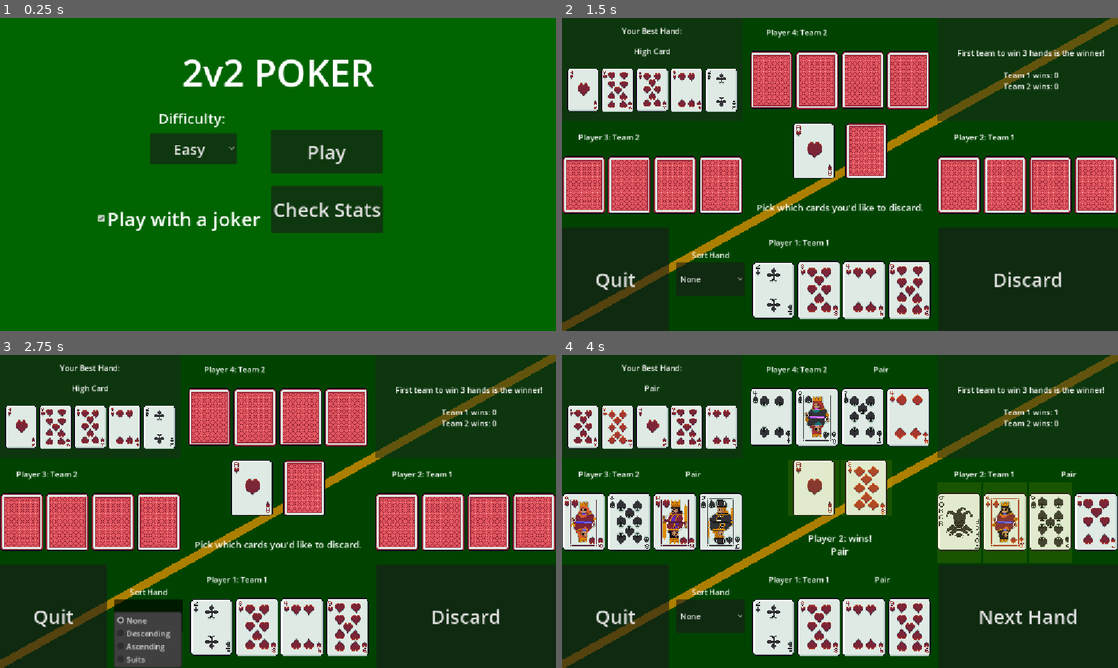
Above: before the commit, frames 1-4 (two rows, left to right).
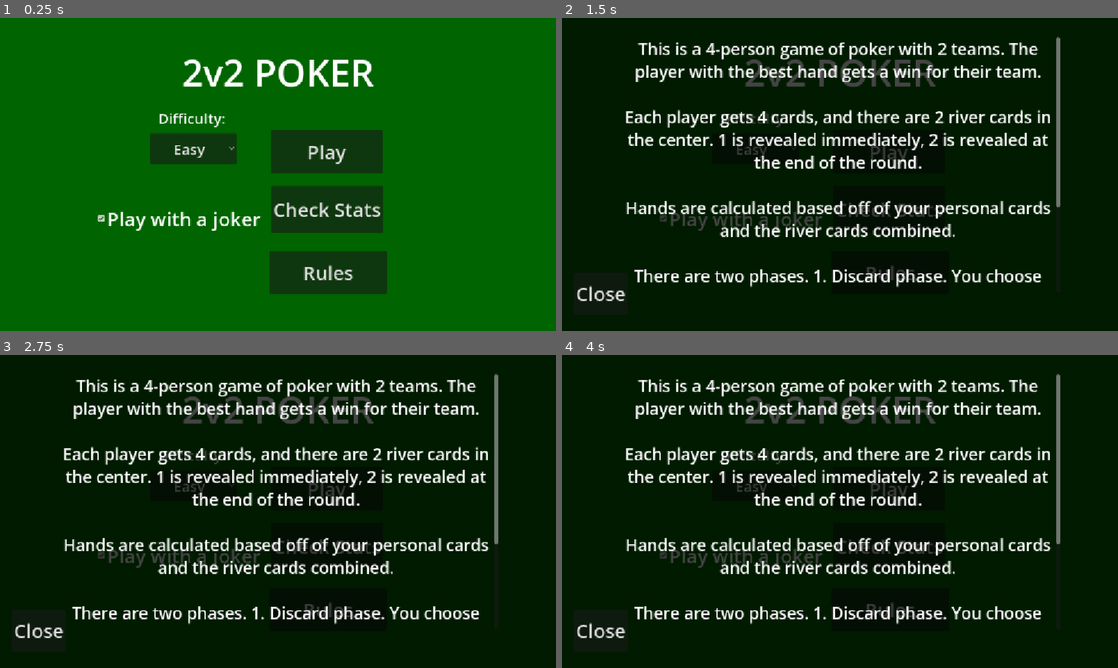
Above: after the commit, the same moments.

Repository: joey-x-y/card-game
Game: Godot game, scene res://Scenes/Main.tscn
Two runs of this game, one before a commit and one after it. Both use one fixed random seed, a clock stepped at 60 frames per second and the inputs below.
Inputs (mouse positions are in pixels of both pictures, inside the frame that each line leads up to):
- Up to frame 1 (0.25 s): no input
- Up to frame 2 (1.5 s): click (890, 271) at 0.5 s, where only the run after the commit has a clickable "Rules"; click "Play" at 1.25 s
- Up to frame 3 (2.75 s): click (150, 614) at 2 s, where only the run before the commit has a clickable "None"
- Up to frame 4 (4 s): click (1029, 614) at 2.75 s, where only the run before the commit has a clickable "Discard"; click (1029, 614) at 3.5 s, where only the run before the commit has a clickable "Trade"

The runs differ from the first frame. In frame 1, 2.9% of the frame differs, in the area x 48-70%, y 74-89%; in frame 2, 83%; in frame 3, 84%, in the area x 0-100%, y 0-100%; in frame 4, 83%.

Commit message:
added card animation, rules menu, and hand guide.

Diff:
--- a/Prefabs/CardSlot.tscn
+++ b/Prefabs/CardSlot.tscn
@@ -5,7 +5,6 @@
 [ext_resource type="Texture2D" uid="uid://cqftfocnqftkh" path="res://Art/Poker cards/Card Button Effects/Clicked.png" id="2_vdo3l"]
 
 [node name="CardSlot" type="TextureRect" unique_id=1164414194 node_paths=PackedStringArray("button", "effect")]
-visible = false
 texture_filter = 1
 stretch_mode = 5
 script = ExtResource("1_k67mw")
--- a/Scenes/Game.tscn
+++ b/Scenes/Game.tscn
@@ -3,11 +3,14 @@
 [ext_resource type="Script" uid="uid://buhwf8ra8y12j" path="res://Scripts/GameManager.gd" id="1_j5yw3"]
 [ext_resource type="PackedScene" uid="uid://k43qhs7syl5y" path="res://Prefabs/Character.tscn" id="2_kldst"]
 [ext_resource type="Script" uid="uid://chnw2euv35ilk" path="res://Scripts/Cards/Deck.gd" id="3_b2bpf"]
+[ext_resource type="Texture2D" uid="uid://b0tupjmak0okr" path="res://Art/Poker cards/Deck of cards.png" id="4_2irst"]
 [ext_resource type="Script" uid="uid://bw1meq4xitqif" path="res://Scripts/Cards/River.gd" id="4_kldst"]
 [ext_resource type="PackedScene" uid="uid://c3l44wwtneh0g" path="res://Prefabs/CardSlot.tscn" id="5_b2bpf"]
 [ext_resource type="Script" uid="uid://bvlul11tk01qo" path="res://Scripts/HandDisplay.gd" id="6_7lihs"]
-
-[node name="Game" type="Control" unique_id=2074097226 node_paths=PackedStringArray("player", "ally", "op1", "op2", "deck", "river", "instruction_text", "hand_sorter_button", "scoreboard", "hand_display", "proceed_button", "quit_button")]
+[ext_resource type="Texture2D" uid="uid://w06dwkbi86hm" path="res://Art/Poker cards/Poker_Kombinationen.jpg" id="7_fgofq"]
+[ext_resource type="Script" uid="uid://bw1txujbe3kuu" path="res://Scripts/Cards/CardAnimator.gd" id="9_bf53h"]
+
+[node name="Game" type="Control" unique_id=2074097226 node_paths=PackedStringArray("animator", "player", "ally", "op1", "op2", "deck", "river", "instruction_text", "hand_sorter_button", "scoreboard", "hand_display", "rules_button", "rules_close_button", "rules_menu", "proceed_button", "quit_button")]
 layout_mode = 3
 anchors_preset = 15
 anchor_right = 1.0
@@ -15,29 +18,22 @@
 grow_horizontal = 2
 grow_vertical = 2
 script = ExtResource("1_j5yw3")
+animator = NodePath("CanvasLayer")
 player = NodePath("UI/VBoxContainer/Bottom/Character")
 ally = NodePath("UI/VBoxContainer/Middle/Character2")
 op1 = NodePath("UI/VBoxContainer/Middle/Character3")
 op2 = NodePath("UI/VBoxContainer/Top/Character4")
-deck = NodePath("Data/Deck")
+deck = NodePath("UI/VBoxContainer/Top/HBoxContainer/Data/Deck")
 river = NodePath("UI/VBoxContainer/Middle/VBoxContainer/MarginContainer/River")
 instruction_text = NodePath("UI/VBoxContainer/Middle/VBoxContainer/InstructionText")
 hand_sorter_button = NodePath("UI/VBoxContainer/Bottom/VBoxContainer/HandSorts")
-scoreboard = NodePath("UI/VBoxContainer/Top/TextureRect/Scoreboard")
+scoreboard = NodePath("UI/VBoxContainer/Top/HBoxContainer/TextureRect/Scoreboard")
 hand_display = NodePath("UI/VBoxContainer/Top/HandHelp")
+rules_button = NodePath("UI/VBoxContainer/Top/HandHelp/VBoxContainer/MarginContainer2/HBoxContainer/MarginContainer/ShowPokerHands")
+rules_close_button = NodePath("UI/ColorRect3/Button")
+rules_menu = NodePath("UI/ColorRect3")
 proceed_button = NodePath("UI/VBoxContainer/Bottom/Next")
 quit_button = NodePath("UI/VBoxContainer/Bottom/Quit")
-
-[node name="Data" type="Control" parent="." unique_id=994294530]
-anchors_preset = 0
-offset_right = 40.0
-offset_bottom = 40.0
-
-[node name="Deck" type="Control" parent="Data" unique_id=701518791]
-anchors_preset = 0
-offset_right = 40.0
-offset_bottom = 40.0
-script = ExtResource("3_b2bpf")
 
 [node name="UI" type="Control" parent="." unique_id=185423197]
 layout_mode = 1
@@ -89,7 +85,7 @@
 size_flags_horizontal = 3
 script = ExtResource("6_7lihs")
 card_slots = [NodePath("VBoxContainer/MarginContainer/HBoxContainer/TextureRect"), NodePath("VBoxContainer/MarginContai …(243 unchanged characters)…
-hand_name_display = NodePath("VBoxContainer/HandName")
+hand_name_display = NodePath("VBoxContainer/MarginContainer2/HBoxContainer/VBoxContainer/HandName")
 
 [node name="TextureRect" type="ColorRect" parent="UI/VBoxContainer/Top/HandHelp" unique_id=1173366339]
 layout_mode = 1
@@ -109,7 +105,33 @@
 grow_horizontal = 2
 grow_vertical = 2
 
-[node name="RichTextLabel" type="RichTextLabel" parent="UI/VBoxContainer/Top/HandHelp/VBoxContainer" unique_id=1262068280]
+[node name="MarginContainer2" type="MarginContainer" parent="UI/VBoxContainer/Top/HandHelp/VBoxContainer" unique_id=309967294]
+layout_mode = 2
+size_flags_vertical = 3
+size_flags_stretch_ratio = 2.39
+
+[node name="HBoxContainer" type="HBoxContainer" parent="UI/VBoxContainer/Top/HandHelp/VBoxContainer/MarginContainer2" unique_id=1528389169]
+layout_mode = 2
+
+[node name="MarginContainer" type="MarginContainer" parent="UI/VBoxContainer/Top/HandHelp/VBoxContainer/MarginContainer2/HBoxContainer" unique_id=2073755996]
+layout_mode = 2
+size_flags_horizontal = 3
+size_flags_stretch_ratio = 0.46
+theme_override_constants/margin_left = 9
+theme_override_constants/margin_top = 12
+theme_override_constants/margin_bottom = 12
+
+[node name="ShowPokerHands" type="Button" parent="UI/VBoxContainer/Top/HandHelp/VBoxContainer/MarginContainer2/HBoxContainer/MarginContainer" unique_id=524679292]
+layout_mode = 2
+size_flags_horizontal = 3
+text = "Hand Guide"
+autowrap_mode = 3
+
+[node name="VBoxContainer" type="VBoxContainer" parent="UI/VBoxContainer/Top/HandHelp/VBoxContainer/MarginContainer2/HBoxContainer" unique_id=1581752788]
+layout_mode = 2
+size_flags_horizontal = 3
+
+[node name="RichTextLabel" type="RichTextLabel" parent="UI/VBoxContainer/Top/HandHelp/VBoxContainer/MarginContainer2/HBoxContainer/VBoxContainer" unique_id=1262068280]
 layout_mode = 2
 size_flags_vertical = 3
 text = "Your Best Hand:"
@@ -117,7 +139,7 @@
 horizontal_alignment = 1
 vertical_alignment = 1
 
-[node name="HandName" type="RichTextLabel" parent="UI/VBoxContainer/Top/HandHelp/VBoxContainer" unique_id=1934506353]
+[node name="HandName" type="RichTextLabel" parent="UI/VBoxContainer/Top/HandHelp/VBoxContainer/MarginContainer2/HBoxContainer/VBoxContainer" unique_id=1934506353]
 layout_mode = 2
 size_flags_vertical = 3
 size_flags_stretch_ratio = 0.8
@@ -174,19 +196,41 @@
 layout_mode = 2
 size_flags_horizontal = 3
 
-[node name="TextureRect" type="ColorRect" parent="UI/VBoxContainer/Top" unique_id=397925561]
-layout_mode = 2
-size_flags_horizontal = 3
+[node name="HBoxContainer" type="HBoxContainer" parent="UI/VBoxContainer/Top" unique_id=1861893579]
+layout_mode = 2
+size_flags_horizontal = 3
+
+[node name="TextureRect" type="ColorRect" parent="UI/VBoxContainer/Top/HBoxContainer" unique_id=397925561]
+layout_mode = 2
+size_flags_horizontal = 3
+size_flags_vertical = 3
 color = Color(0.103855856, 0.16449335, 0.10386669, 0.5058824)
 
-[node name="Scoreboard" type="RichTextLabel" parent="UI/VBoxContainer/Top/TextureRect" unique_id=1788841116]
-layout_mode = 0
-offset_left = 4.0
-offset_right = 384.0
-offset_bottom = 213.0
+[node name="Scoreboard" type="RichTextLabel" parent="UI/VBoxContainer/Top/HBoxContainer/TextureRect" unique_id=1788841116]
+layout_mode = 1
+anchors_preset = 15
+anchor_right = 1.0
+anchor_bottom = 1.0
+grow_horizontal = 2
+grow_vertical = 2
 size_flags_horizontal = 3
 horizontal_alignment = 1
 vertical_alignment = 1
+
+[node name="Data" type="MarginContainer" parent="UI/VBoxContainer/Top/HBoxContainer" unique_id=857942159]
+layout_mode = 2
+size_flags_horizontal = 3
+size_flags_vertical = 3
+size_flags_stretch_ratio = 0.51
+theme_override_constants/margin_left = 13
+theme_override_constants/margin_top = 22
+theme_override_constants/margin_right = 18
+
+[node name="Deck" type="TextureRect" parent="UI/VBoxContainer/Top/HBoxContainer/Data" unique_id=652000131]
+layout_mode = 2
+texture = ExtResource("4_2irst")
+stretch_mode = 5
+script = ExtResource("3_b2bpf")
 
 [node name="Middle" type="HBoxContainer" parent="UI/VBoxContainer" unique_id=1850566288]
 layout_mode = 2
@@ -220,12 +264,10 @@
 card_slot = [NodePath("CardSlot"), NodePath("CardSlot2")]
 
 [node name="CardSlot" parent="UI/VBoxContainer/Middle/VBoxContainer/MarginContainer/River" unique_id=1526643365 instance=ExtResource("5_b2bpf")]
-visible = true
 layout_mode = 2
 size_flags_horizontal = 3
 
 [node name="CardSlot2" parent="UI/VBoxContainer/Middle/VBoxContainer/MarginContainer/River" unique_id=1956895683 instance=ExtResource("5_b2bpf")]
-visible = true
 layout_mode = 2
 size_flags_horizontal = 3
 
@@ -272,13 +314,13 @@
 layout_mode = 2
 size_flags_vertical = 3
 item_count = 4
-popup/item_0/text = "None"
+popup/item_0/text = "Descending"
 popup/item_0/id = 0
-popup/item_1/text = "Descending"
+popup/item_1/text = "Ascending"
 popup/item_1/id = 1
-popup/item_2/text = "Ascending"
+popup/item_2/text = "Suits"
 popup/item_2/id = 2
-popup/item_3/text = "Suits"
+popup/item_3/text = "None"
 popup/item_3/id = 3
 
 [node name="HSeparator" type="Control" parent="UI/VBoxContainer/Bottom/VBoxContainer" unique_id=1655475148]
@@ -295,4 +337,36 @@
 theme_override_font_sizes/font_size = 40
 text = "Continue"
 
+[node name="ColorRect3" type="ColorRect" parent="UI" unique_id=2019350844]
+visible = false
+layout_mode = 1
+anchors_preset = 15
+anchor_right = 1.0
+anchor_bottom = 1.0
+grow_horizontal = 2
+grow_vertical = 2
+color = Color(0, 0, 0, 0.41568628)
+
+[node name="TextureRect" type="TextureRect" parent="UI/ColorRect3" unique_id=558345136]
+layout_mode = 0
+offset_left = 371.0
+offset_top = -28.0
+offset_right = 885.0
+offset_bottom = 680.0
+texture = ExtResource("7_fgofq")
+expand_mode = 3
+stretch_mode = 4
+
+[node name="Button" type="Button" parent="UI/ColorRect3" unique_id=902664221]
+layout_mode = 0
+offset_left = 21.0
+offset_top = 23.0
+offset_right = 357.0
+offset_bottom = 144.0
+theme_override_font_sizes/font_size = 60
+text = "Close"
+
+[node name="CanvasLayer" type="CanvasLayer" parent="." unique_id=1008842098]
+script = ExtResource("9_bf53h")
+
 [connection signal="pressed" from="UI/VBoxContainer/Bottom/Next" to="." method="_on_button_pressed"]
--- a/Scenes/Main.tscn
+++ b/Scenes/Main.tscn
@@ -14,7 +14,7 @@
 [sub_resource type="Theme" id="Theme_ehi7n"]
 default_font_size = 40
 
-[node name="Control" type="Control" unique_id=1027401043 node_paths=PackedStringArray("continue_button", "stats_button", "difficulty_button", "joker_choice")]
+[node name="Control" type="Control" unique_id=1027401043 node_paths=PackedStringArray("continue_button", "stats_button", "difficulty_button", "joker_choice", "rules_menu", "rules_open", "rules_close")]
 layout_mode = 3
 anchors_preset = 15
 anchor_right = 1.0
@@ -23,10 +23,13 @@
 grow_vertical = 2
 theme = SubResource("Theme_idj7w")
 script = ExtResource("1_r150o")
-continue_button = NodePath("Button")
+continue_button = NodePath("Play")
 stats_button = NodePath("StatsButton")
 difficulty_button = NodePath("DifficultyButton")
 joker_choice = NodePath("CheckBox")
+rules_menu = NodePath("ColorRect2")
+rules_open = NodePath("RulesButton")
+rules_close = NodePath("ColorRect2/Button")
 
 [node name="ColorRect" type="ColorRect" parent="." unique_id=1505161334]
 layout_mode = 1
@@ -49,7 +52,7 @@
 horizontal_alignment = 1
 metadata/_edit_use_anchors_ = true
 
-[node name="Button" type="Button" parent="." unique_id=875452009]
+[node name="Play" type="Button" parent="." unique_id=875452009]
 layout_mode = 1
 anchors_preset = -1
 anchor_left = 0.48697916
@@ -117,3 +120,56 @@
 button_pressed = true
 text = "Play with a joker"
 metadata/_edit_use_anchors_ = true
+
+[node name="RulesButton" type="Button" parent="." unique_id=1228444217]
+layout_mode = 0
+offset_left = 559.0
+offset_top = 483.0
+offset_right = 802.0
+offset_bottom = 571.0
+text = "Rules"
+
+[node name="ColorRect2" type="ColorRect" parent="." unique_id=1176994513]
+layout_mode = 1
+anchors_preset = 15
+anchor_right = 1.0
+anchor_bottom = 1.0
+grow_horizontal = 2
+grow_vertical = 2
+color = Color(0, 0, 0, 0.73333335)
+
+[node name="MarginContainer" type="MarginContainer" parent="ColorRect2" unique_id=353785121]
+layout_mode = 1
+anchors_preset = 15
+anchor_right = 1.0
+anchor_bottom = 1.0
+grow_horizontal = 2
+grow_vertical = 2
+theme_override_constants/margin_left = 120
+theme_override_constants/margin_top = 40
+theme_override_constants/margin_right = 120
+theme_override_constants/margin_bottom = 80
+
+[node name="RichTextLabel" type="RichTextLabel" parent="ColorRect2/MarginContainer" unique_id=901328311]
+layout_mode = 2
+theme_override_font_sizes/normal_font_size = 34
+text = "This is a 4-person game of poker with 2 teams. The player with the best hand gets a win for their team.
+
+Each player gets 4 cards, and there are 2 river cards in the center. 1 is revealed immediately, 2 is revealed at the end of the round.
+
+Hands are calculated based off of your personal cards and the river cards combined.
+
+There are two phases. 1. Discard phase. You choose cards that you want to discard and replace with a new card from the deck. 2. Trading phase. You choose cards in your own hand and your teammate's hand to swap. You must swap an equal amount. After the swap, the 2nd river card is revealed and the winner is decided."
+horizontal_alignment = 1
+
+[node name="Button" type="Button" parent="ColorRect2" unique_id=1702904439]
+layout_mode = 1
+anchors_preset = -1
+anchor_left = 0.021701388
+anchor_top = 0.8132716
+anchor_right = 0.108909726
+anchor_bottom = 0.94703704
+offset_right = -0.46400452
+offset_bottom = 0.31999207
+text = "Close"
+metadata/_edit_use_anchors_ = true
--- /dev/null
+++ b/Scripts/Cards/CardAnimator.gd
@@ -0,0 +1,20 @@
+class_name CardAnimator
+extends CanvasLayer
+
+@export var duration: float = 0.25
+
+func fly(texture: Texture2D, from: Control, to: Control) -> void:
+	var ghost := TextureRect.new()
+	ghost.texture = texture
+	ghost.expand_mode = TextureRect.EXPAND_IGNORE_SIZE
+	ghost.stretch_mode = TextureRect.STRETCH_KEEP_ASPECT_CENTERED
+	ghost.mouse_filter = Control.MOUSE_FILTER_IGNORE
+	add_child(ghost)
+	ghost.global_position = from.global_position
+	ghost.size = from.size
+
+	var t := create_tween().set_parallel().set_trans(Tween.TRANS_CUBIC).set_ease(Tween.EASE_OUT)
+	t.tween_property(ghost, "global_position", to.global_position, duration)
+	t.tween_property(ghost, "size", to.size, duration)
+	await t.finished
+	ghost.queue_free()
--- a/Scripts/Cards/CardSlot.gd
+++ b/Scripts/Cards/CardSlot.gd
@@ -23,10 +23,18 @@
 	button.disabled = enable
 
 func flip_front():
-	texture = card.card.front_texture
+	if card != null:
+		texture = card.card.front_texture
 
 func flip_back():
-	texture = card.card.back_texture
+	if card != null:
+		texture = card.card.back_texture
+
+func refresh(showing: bool):
+	if showing:
+		flip_front()
+	else:
+		flip_back()
 
 func on_pressed():
 	Events.card_pressed.emit(self)
--- a/Scripts/Cards/River.gd
+++ b/Scripts/Cards/River.gd
@@ -16,6 +16,7 @@
 	for slot in card_slot:
 		slot.flip_back()
 		slot.set_effect(false)
+		slot.self_modulate.a = 0
 
 func set_card_effect(card):
 	for slot in card_slot:
@@ -23,3 +24,6 @@
 			slot.set_effect(true)
 			return true
 	return false
+
+func get_slot(index):
+	return card_slot[index]
--- a/Scripts/Characters/Character.gd
+++ b/Scripts/Characters/Character.gd
@@ -50,7 +50,7 @@
 func set_card_effect(card):
 	for i in range(hand.hand.size()):
 		if hand.hand[i] == card:
-			hand.activeCardSlots[i].set_effect(true)
+			hand.cardSlots[i].set_effect(true)
 			return true
 	return false
 
--- a/Scripts/Characters/Hand.gd
+++ b/Scripts/Characters/Hand.gd
@@ -1,7 +1,6 @@
 extends Node
 
 var hand: Array[Card] = []
-var activeCardSlots: Array[TextureRect] = []
 @export var cardSlots: Array[TextureRect]
 var selected_cards: Array[Card] = []
 
@@ -13,23 +12,20 @@
 
 func add(card):
 	var current_slot = cardSlots[hand.size()]
-	activeCardSlots.append(current_slot)
 	current_slot.set_card(card)
 
 	hand.append(card)
-	current_slot.visible=true
+	current_slot.self_modulate.a = 1
 
 func remove(i):
 	hand.remove_at(i)
-	activeCardSlots[i].visible = false
-	activeCardSlots.remove_at(i)
+	cardSlots[i].self_modulate.a = 0
 
 func clear():
 	showing = false
 	hand.clear()
-	activeCardSlots.clear()
 	for slot in cardSlots:
-		slot.visible = false
+		slot.self_modulate.a = 0
 		slot.set_effect(false)
 
 func select(card):
@@ -41,28 +37,30 @@
 		print("Selected ", card.card.id)
 
 func show_cards():
-	for slot in activeCardSlots:
+	for slot in cardSlots:
 		slot.flip_front()
 	showing = true
 
 func hide_cards():
-	for slot in activeCardSlots:
+	for slot in cardSlots:
 		slot.flip_back()
 		slot.undo_press()
 	showing = false
 
 func enable_hand(enable):
-	for slot in activeCardSlots:
+	for slot in cardSlots:
 		slot.set_enable(!enable)
 		slot.undo_press()
 
 func swap_card(old, new):
 	var index = hand.find(old)
+	if index == -1:
+		return
 	hand[index] = new
-	activeCardSlots[index].replace_card(new)
+	cardSlots[index].replace_card(new)
 
 func swap_cards(old, new):
-	for i in range(old.count()):
+	for i in range(old.size()):
 		swap_card(old[i], new[i])
 
 func get_cards():
@@ -73,14 +71,9 @@
 	selected_cards.clear()
 	return c
 
-func get_card_by_index(indexes: Array[int]):
-	var cards = []
-	for i in indexes:
-		cards.append(hand[i])
-
-	return cards
+func get_slot(card):
+	return cardSlots[hand.find(card)]
 
 func on_card_pressed(cardSlot: TextureRect):
-	if activeCardSlots.has(cardSlot):
-		var card = cardSlot.card
-		select(card)
+	if cardSlots.has(cardSlot) && cardSlot.card != null:
+		select(cardSlot.card)
--- a/Scripts/GameManager.gd
+++ b/Scripts/GameManager.gd
@@ -1,6 +1,8 @@
 extends Node
 
 var title_scene_path : String = "res://Scenes/Main.tscn"
+
+@export var animator: CardAnimator
 
 @export var player: Character
 @export var ally: Character
@@ -23,6 +25,9 @@
 @export var hand_sorter_button: OptionButton
 @export var scoreboard: RichTextLabel
 @export var hand_display: Node
+@export var rules_button: Button
+@export var rules_close_button: Button
+@export var rules_menu: Node
 
 @export var proceed_button: Button
 @export var quit_button: Button
@@ -38,9 +43,12 @@
 
 func _ready():
 	quit_button.pressed.connect(return_to_title)
-	proceed_button.hide()
+	proceed_button.disabled = true
 	hand_sorter_button.item_selected.connect(set_hand_sort)
 	hand_sorter_button.select(GlobalTrackers.preferred_hand_sort)
+	rules_button.pressed.connect(rules_menu.show)
+	rules_close_button.pressed.connect(rules_menu.hide)
+	rules_menu.hide()
 
 	player.set_player()
 	ally.set_ally()
@@ -57,12 +65,13 @@
 	instruction_text.text = "Dealing..."
 
 	deal_hand(player)
-	sort_hand()
 	deal_hand(ally)
 	deal_hand(op1)
-	deal_hand(op2)
-
-	set_river()
+	await deal_hand(op2)
+
+	sort_hand()
+
+	await set_river()
 
 	river.flip_card(0)
 	river_cards_active.append(river_cards[0])
@@ -79,26 +88,48 @@
 	set_hand_helper()
 
 	proceed_button.text = "Discard"
-	proceed_button.show()
+	proceed_button.disabled = false
 
 func discard_round():
 	instruction_text.text = "Replacing Cards..."
 	player.enable_hand(false)
 	var cards = player.hand.use_selected_cards()
-	discard(player, cards)
+	await discard(player, cards)
 	player.hand.show_cards()
 	set_hand_helper()
 	sort_hand()
-	discard(ally, ally.pick_discard([river_cards[0]], 1))
-	discard(op1, op1.pick_discard([river_cards[0]], 1))
-	discard(op2, op2.pick_discard([river_cards[0]], 1))
+	await discard_opponents()
 
 	trade_round()
 
 
 func discard(p, cards):
 	for card in cards:
-		p.swap_card(card, get_next_card())
+		var slot = p.hand.get_slot(card)
+		var tex = slot.texture
+		var new_card = get_next_card()
+		p.swap_card(card, new_card)
+
+		slot.self_modulate.a = 0
+		animator.fly(tex, slot, deck)
+		await animator.fly(new_card.card.back_texture, deck, slot)
+
+		slot.refresh(p.hand.showing)
+		slot.self_modulate.a = 1
+
+func discard_opponents():
+	var discards = [
+		[ally, ally.pick_discard([river_cards[0]], 1)],
+		[op1, op1.pick_discard([river_cards[0]], 1)],
+		[op2, op2.pick_discard([river_cards[0]], 1)],
+	]
+	discards.sort_custom(func(a, b): return a[1].size() < b[1].size())
+
+	discard(discards[0][0], discards[0][1])
+	discard(discards[1][0], discards[1][1])
+	await discard(discards[2][0], discards[2][1])
+
+
 
 func trade_round():
 	trade = true
@@ -110,7 +141,7 @@
 	instruction_text.text = "Pick which cards you'd like to trade away and the cards you'd like to trade for. Must trade the same amount."
 
 	proceed_button.text = "Trade"
-	proceed_button.show()
+	proceed_button.disabled = false
 
 func do_trades():
 	instruction_text.text = "Trading..."
@@ -118,13 +149,13 @@
 	ally.enable_hand(false)
 	var p_cards = player.hand.use_selected_cards()
 	var a_cards = ally.hand.use_selected_cards()
-	trade_cards(player, ally, p_cards, a_cards)
+	await trade_cards(player, ally, p_cards, a_cards)
 
 	set_hand_helper()
 	sort_hand()
 
 	var opp_cards = op1.pick_trade(op2.get_hand(), [river_cards[0]], 1)
-	trade_cards(op1, op2, opp_cards[0], opp_cards[1])
+	await trade_cards(op1, op2, opp_cards[0], opp_cards[1])
 
 	player.hand.show_cards()
 	ally.hand.show_cards()
@@ -161,8 +192,24 @@
 
 func trade_cards(char1, char2, c1_cards, c2_cards):
 	for i in range(c1_cards.size()):
+		var slot1 = char1.hand.get_slot(c1_cards[i])
+		var slot2 = char2.hand.get_slot(c2_cards[i])
+		var tex1 = slot1.texture
+		var tex2 = slot2.texture
+
 		char1.swap_card(c1_cards[i], c2_cards[i])
 		char2.swap_card(c2_cards[i], c1_cards[i])
+
+		slot1.self_modulate.a = 0
+		slot2.self_modulate.a = 0
+
+		animator.fly(tex1, slot1, slot2)
+		await animator.fly(tex2, slot2, slot1)
+
+		slot1.refresh(char1.hand.showing)
+		slot2.refresh(char2.hand.showing)
+		slot1.self_modulate.a = 1
+		slot2.self_modulate.a = 1
 
 func find_best_hand(hand: Array):
 	return HandFinder.get_best_hand_individual(hand, river_cards_active)
@@ -214,24 +261,23 @@
 	next_card_index = 0
 
 	if team1_wins >= wins_needed:
-		print("Team 1 won it all!")
+		instruction_text.text = "Team 1 won it all! Now play again."
 		GlobalTrackers.win()
 		end_game(true)
 	elif team2_wins >= wins_needed:
-		print("Team 2 won it all!")
+		instruction_text.text = "Team 2 won it all! Unfortunately, you are not on team 2."
 		GlobalTrackers.lose()
 		end_game(false)
 	else:
-		print("Next round pending...")
 		round_ended = true
 		proceed_button.text = "Next Hand"
-		proceed_button.show()
+		proceed_button.disabled = false
 
 func end_game(win: bool):
 	GlobalTrackers.save_game()
 	complete = true
 	proceed_button.text = "Restart"
-	proceed_button.show()
+	proceed_button.disabled = false
 
 func restart_round():
 	player.wipe_hand()
@@ -246,6 +292,7 @@
 
 
 func return_to_title():
+	GlobalTrackers.save_game()
 	get_tree().change_scene_to_file(title_scene_path)
 
 
@@ -256,7 +303,16 @@
 
 func deal_hand(p):
 	for i in range(handSize):
-		p.give_card(get_next_card())
+
+		var c = get_next_card()
+		p.give_card(c)
+		var slot = p.hand.get_slot(c)
+
+		slot.self_modulate.a = 0
+		await animator.fly(c.card.back_texture, deck, slot)
+		slot.self_modulate.a = 1
+		slot.refresh(p.hand.showing)
+
 
 func set_river():
 	for i in range(river.get_river_size()):
@@ -264,21 +320,29 @@
 		river_cards.append(c)
 		river.set_card(i, c)
 
+		var slot = river.get_slot(i)
+		slot.self_modulate.a = 0
+		await animator.fly(c.card.back_texture, deck, slot)
+		slot.self_modulate.a = 1
+		slot.refresh(false)
+
+
+
 func sort_hand():
 	var p_show = player.hand.showing
 	var a_show = ally.hand.showing
 	match GlobalTrackers.preferred_hand_sort:
 		0:
-			return
-		1:
 			player.set_hand(CardSorter.sort_high_to_low(player.get_hand()))
 			ally.set_hand(CardSorter.sort_high_to_low(ally.get_hand()))
-		2:
+		1:
 			player.set_hand(CardSorter.sort_low_to_high(player.get_hand()))
 			ally.set_hand(CardSorter.sort_low_to_high(ally.get_hand()))
-		3:
+		2:
 			player.set_hand(CardSorter.group_by_suit(player.get_hand()))
 			ally.set_hand(CardSorter.group_by_suit(ally.get_hand()))
+		_:
+			return
 
 
 	if p_show:
@@ -296,20 +360,20 @@
 func _on_button_pressed():
 	if draw:
 		print("Discarding and Redrawing")
-		proceed_button.hide()
+		proceed_button.disabled = true
 		draw = false
 		discard_round()
 	elif trade:
 		if player.hand.selected_cards.size() == ally.hand.selected_cards.size():
 			print("Trading")
-			proceed_button.hide()
+			proceed_button.disabled = true
 			trade = false
 			do_trades()
 		else:
 			print("Invalid trade")
 	elif complete:
 		print("Restarting")
-		proceed_button.hide()
+		proceed_button.disabled = true
 		complete = false
 		round_ended = false
 		last_winner = null
@@ -319,6 +383,6 @@
 		restart_round()
 	elif round_ended:
 		print("Next Round")
-		proceed_button.hide()
+		proceed_button.disabled = true
 		round_ended = false
 		restart_round()
--- a/Scripts/Title.gd
+++ b/Scripts/Title.gd
@@ -4,6 +4,10 @@
 @export var stats_button: Button
 @export var difficulty_button: OptionButton
 @export var joker_choice: CheckBox
+@export var rules_menu: Node
+
+@export var rules_open: Button
+@export var rules_close: Button
 
 var game_scene_path : String = "res://Scenes/Game.tscn"
 var stats_scene_path : String = "res://Scenes/Stats.tscn"
@@ -12,6 +16,10 @@
 	GlobalTrackers.load_game()
 
 	# MusicManager.play_music("Maarten Schellekens - Autumn Leaves")
+
+	rules_menu.hide()
+	rules_open.pressed.connect(rules_menu.show)
+	rules_close.pressed.connect(rules_menu.hide)
 
 	continue_button.pressed.connect(load_game)
 	stats_button.pressed.connect(stats_menu)
Binary file added: Art/Poker cards/Deck of cards.png
Binary file added: Art/Poker cards/Poker_Kombinationen.jpg
Not shown, added: Scripts/Cards/CardAnimator.gd.uid
